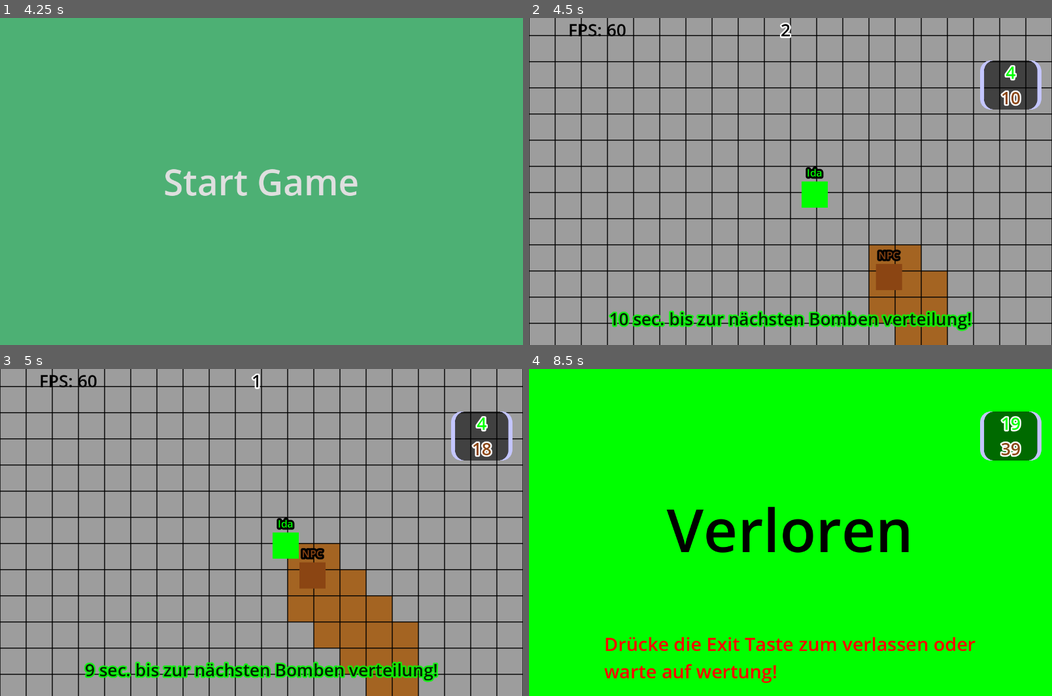
Above: before the commit, frames 1-4 (two rows, left to right).
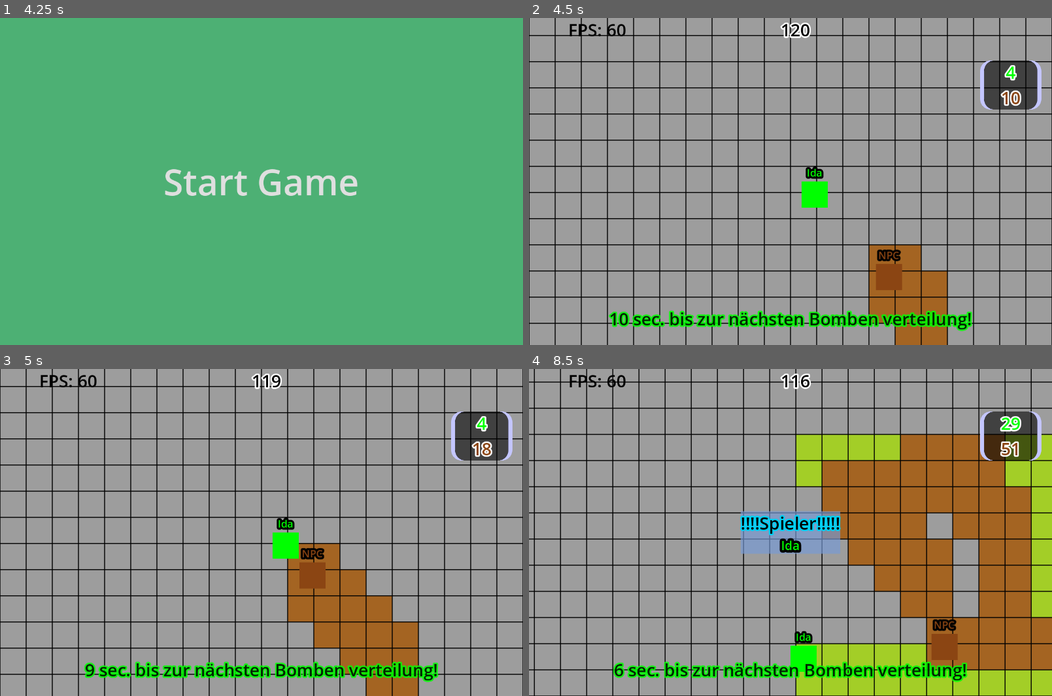
Above: after the commit, the same moments.

Repository: NIK-98/Paint_The_Ground
Game: Godot game, scene res://sceens/level.tscn
Two runs of this game, one before a commit and one after it. Both use one fixed random seed, a clock stepped at 60 frames per second and the inputs below. This scene is started directly instead of the project's main scene.
Inputs (mouse positions are in pixels of both pictures, inside the frame that each line leads up to):
- Up to frame 1 (4.25 s): click (261, 31) at 0.52 s; type "Alex" at 0.6 s; click "Mänlich" at 1.25 s; click "Weiblich" at 2 s; click "Generate" at 2.75 s; click "Bestätiegen" at 3.5 s
- Up to frame 2 (4.5 s): click "Start Game" at 4.25 s
- Up to frame 3 (5 s): no input
- Up to frame 4 (8.5 s): move the mouse to (905, 516) at 5.02 s; hold D (right) 5.03-5.78 s; hold Tab (Info) 5.03-5.78 s; click (905, 516) at 5.17 s; move the mouse to (685, 548) at 5.77 s; hold S (down) 5.78-6.53 s; tap Tab (Info) at 5.85, 7.35 s; move the mouse to (842, 460) at 6.52 s; hold D (right) 6.53-7.28 s; hold Tab (Info) 6.53-7.28 s; tap Enter at 7.25 s; move the mouse to (764, 597) at 7.27 s; hold W (up) 7.28-8.03 s; click (764, 597) at 7.42 s; move the mouse to (947, 581) at 8.02 s; hold A (left) from 8.03 s (still down); hold Tab (Info) from 8.03 s (still down)

Frame 1 is identical in both runs. In frame 2, 0.2% of the frame differs, in the area x 48-54%, y 1-7%; in frame 3, 0.1%; in frame 4, 99%, in the area x 0-100%, y 0-100%.
Error in both runs: Attempt to call function 'get_node' in base 'null instance' on a null instance. (res://scripts/level.gd:191)

Commit message:
timmer reset

Diff:
--- a/sceens/level.tscn
+++ b/sceens/level.tscn
@@ -356,7 +356,7 @@
 [node name="Scoreboard" parent="." instance=ExtResource("17_4co2s")]
 
 [node name="Timer" type="Timer" parent="." groups=["timer"]]
-wait_time = 2.0
+wait_time = 120.0
 
 [node name="Timerende" type="Timer" parent="."]
 wait_time = 3.0
